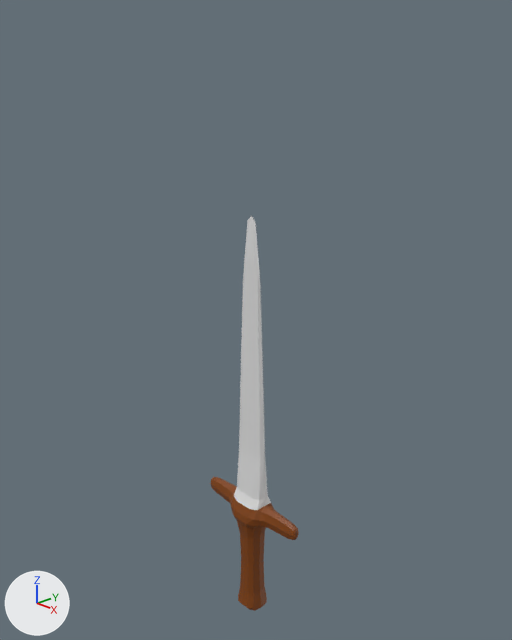
A saved change to the Blender file ブレンダー/blender-4.3.2-windows-x64/item/weapon/sword/sword.blend.
Before and after are seen from a 50 mm camera at (2.48, -2.3, 2.67) aimed at (-0.03, 0.06, 1.38). The lights are fixed; the arrows at lower left show +X, +Y and +Z. The first picture is the older version.
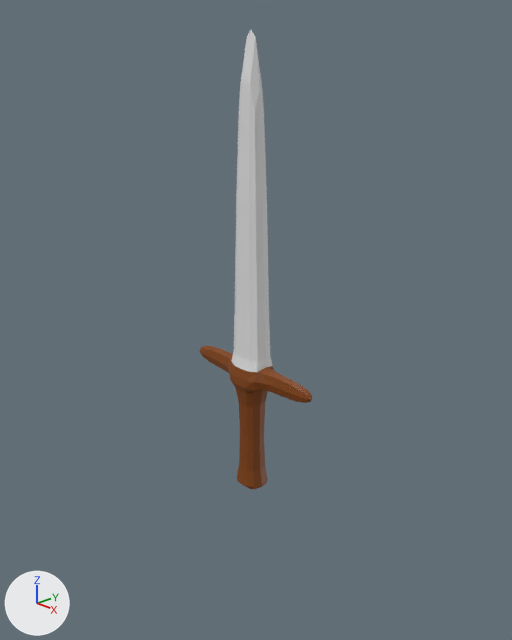
What differs and where, as boxes [x1, y1, x2, y2] in the pictures (512 x 640 px; the box of a moved part takes in the faces that stretch with it):
'Cube', reshaped (27% wider, 16% taller): before [211, 215, 299, 611]; after [200, 30, 312, 489]
part 1 of me_cube, moved or reshaped: before [234, 257, 260, 510]; after [231, 79, 258, 372]
part 2 of me_cube, moved or reshaped: before [214, 477, 292, 611]; after [209, 347, 296, 489]
part 3 of me_cube, moved or reshaped: before [243, 215, 271, 510]; after [241, 30, 273, 372]
part 4 of me_cube, moved or reshaped: before [211, 477, 299, 540]; after [200, 346, 312, 403]

The change, as a list of edits to the scene's bpy script:
```text
Change me_cube:
    used by ob_cube; location = (0.0, 0.0, 0.0)
    remove me_cube.from_pydata(...)  # 40 vertices, 32 faces; spans x 0.0..0.35, y -0.11..0.11, z -0.38..2.02
    add me_cube.from_pydata(...)  # 40 vertices, 32 faces; spans x 0.0..0.43, y -0.11..0.11, z 0.45..2.84
    me_cube part 1: all 4 vertices in x 0.0..0.11, y -0.02, z 0.36..2.02 are moved by (0.0, -0.04, 0.83)
    me_cube part 2: all 28 vertices in x 0.0..0.34, y -0.11..0.11, z -0.38..0.35 are moved by (0.0, 0.0, 0.83)
    me_cube part 3: all 4 vertices in x 0.0..0.11, y 0.02, z 0.36..2.02 are moved by (0.0, 0.04, 0.83)
    me_cube part 4: all 4 vertices in x 0.35, y -0.02..0.02, z 0.27..0.3 are moved by (0.09, 0.0, 0.83)
```
